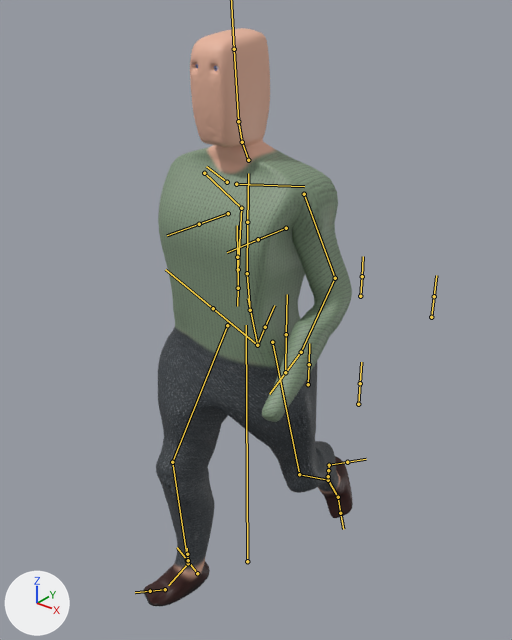
The FBX model GGJ21/Assets/Blender export/character.fbx: old version first, new version second.
The view is the same before and after, from a camera (50 mm lens) standing at (1.353, -1.64, 2.095) and looking at (-0.013, 0.068, 1.037). Every picture has the same lights, and +X, +Y and +Z are marked at lower left. Both versions are drawn at frame 4 of the action 'metarig|walk'; the numbers are the values there. The bones that bend it are drawn over the model as lines.
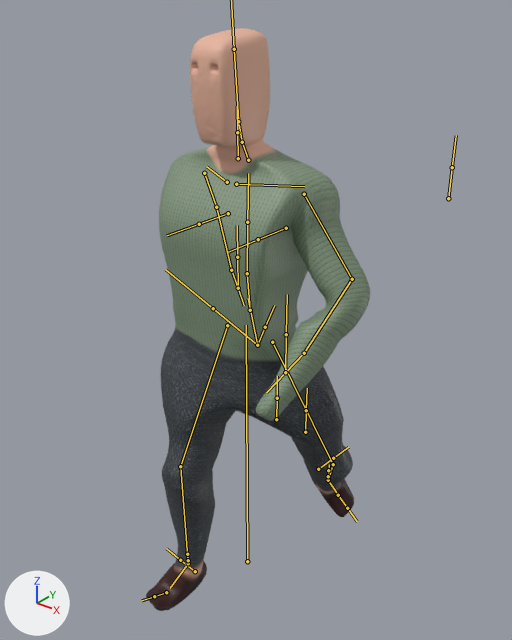
Diff of the bpy script that builds the scene:
```diff
--- a/GGJ21/Assets/Blender export/character.fbx.py
+++ b/GGJ21/Assets/Blender export/character.fbx.py
@@ bone_upper_arm_l @@
 bone_upper_arm_l = bpy.data.objects['metarig'].pose.bones['upper_arm.L']  # child of 'shoulder.L'
-bone_upper_arm_l.rotation_quaternion = (0.926, -0.042, 0.034, -0.373)  # degrees (-6, 2, -44)
+bone_upper_arm_l.rotation_quaternion = (0.943, 0.093, 0.233, -0.218)  # degrees (5, 29, -25)
@@ bone_upper_arm_r @@
 bone_upper_arm_r = bpy.data.objects['metarig'].pose.bones['upper_arm.R']  # child of 'shoulder.R'
-bone_upper_arm_r.rotation_quaternion = (0.873, -0.341, -0.129, 0.325)  # degrees (-43, 0, 41)
+bone_upper_arm_r.rotation_quaternion = (0.823, -0.136, -0.471, 0.287)  # degrees (-44, -44, 57)
@@ bone_thigh_l @@
 bone_thigh_l = bpy.data.objects['metarig'].pose.bones['thigh.L']  # child of 'spine'
-bone_thigh_l.rotation_quaternion = (0.949, 0.017, -0.276, -0.153)  # degrees (8, -31, -20)
+bone_thigh_l.rotation_quaternion = (0.828, -0.009, -0.492, -0.269)  # degrees (26, -55, -50)
@@ bone_thigh_r @@
 bone_thigh_r = bpy.data.objects['metarig'].pose.bones['thigh.R']  # child of 'spine'
-bone_thigh_r.rotation_quaternion = (0.964, -0.234, 0.125, 0.008)  # degrees (-28, 14, -3)
+bone_thigh_r.rotation_quaternion = (0.973, -0.23, 0.004, 0.0)  # degrees (-27, 0, 0)
```

Location of each change, (x1, y1, x2, y2) in pixels of the pictures (512 x 640 px):
'torso', posed (7% wider)
    before: (143, 28, 353, 606)
    after: (146, 28, 371, 611)
'Sphere', no longer drawn
    before: (214, 65, 219, 71)
'Sphere.001', no longer drawn
    before: (195, 64, 198, 69)
bone 'upper_arm.L', root to tip
    before: (304, 194) to (335, 278)
    after: (304, 194) to (352, 279)
bone 'upper_arm.R', root to tip
    before: (204, 173) to (241, 208)
    after: (204, 173) to (216, 207)
bone 'thigh.L', root to tip
    before: (272, 342) to (299, 474)
    after: (272, 342) to (333, 464)
bone 'thigh.R', root to tip
    before: (227, 325) to (172, 462)
    after: (227, 325) to (180, 466)
